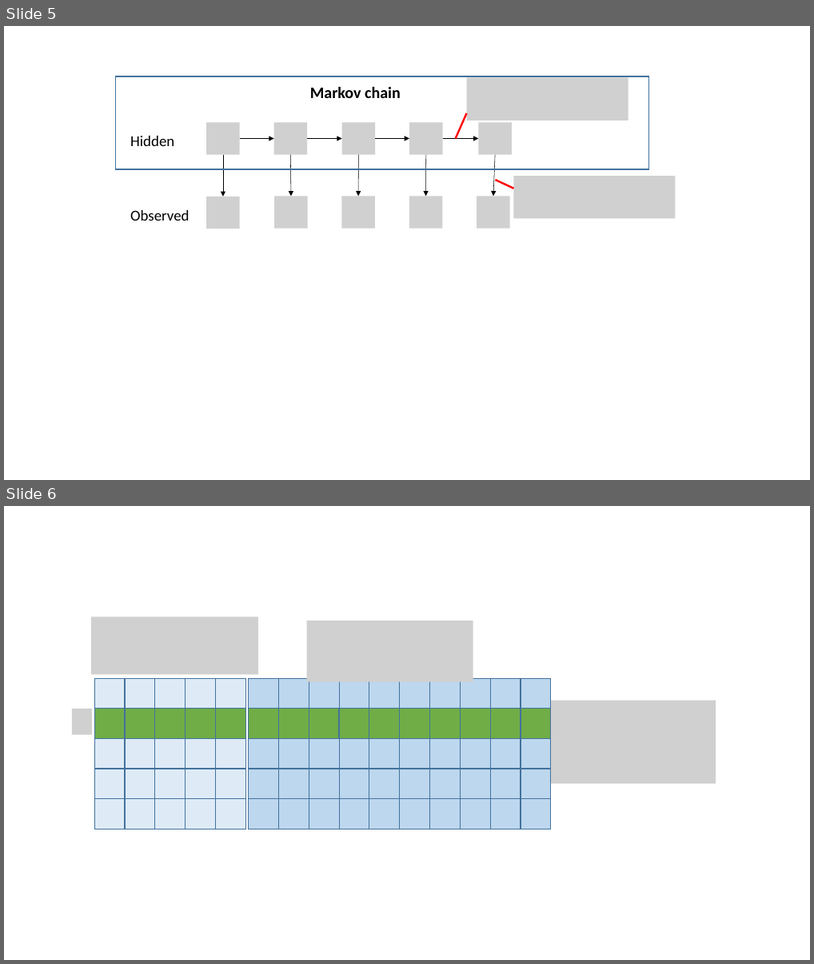
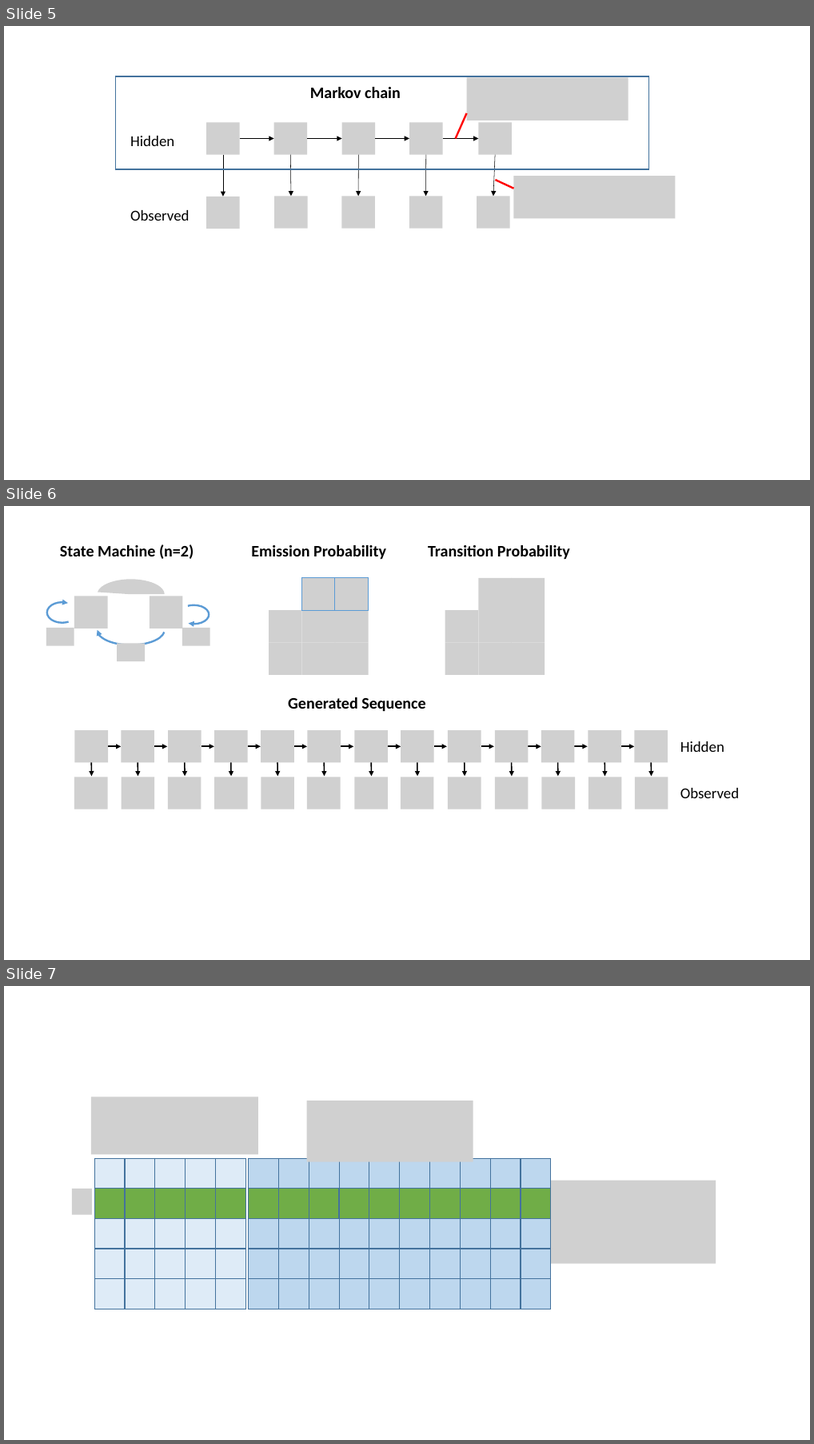
Before and after one commit to David-Taub/HOP-HMM, a slide deck: Help/Figures.pptx. Shown one above the other, each under a label of ours: slides 5 and 6 before the commit, slides 5, 6 and 7 after it. The pictures are 814x964 and 814x1444 pixels, drawn with LibreOffice and Linux fonts; fonts in the diff are those of the drawing; grey boxes stand for pictures. Boxes give left, top, right and bottom in pixels: in the first picture for what was removed or moved away, otherwise in the second. Text is boxed around its words. In the diff, an @@ line names an element or a change of style, - is before the commit and + after.

Commit message:
two state HMM figure added some old todos removed added reference

```diff
--- a/Help/Figures.pptx
+++ b/Help/Figures.pptx
@@ slide 6 added at (4, 506, 810, 960), background #FFFFFF @@
@@ arc (boxed as its full ellipse) added at (47, 602, 77, 623), outline #5B9BD5 2.25 pt @@
@@ arc (boxed as its full ellipse) added at (178, 605, 209, 624), outline #5B9BD5 2.25 pt @@
@@ picture added at (46, 628, 74, 646) @@
@@ group added at (60, 544, 740, 809): 46 pictures, 25 arrows, 6 texts, 1 arc (boxed as its full ellipse) @@
+Hidden
+Observed
+State Machine (n=2)
+Generated Sequence
+Emission Probability
+Transition Probability
@@ picture added at (182, 628, 210, 646) @@
@@ what was slide 6 is now slide 7 @@
```
Also in this commit, not shown: 2 other files.
